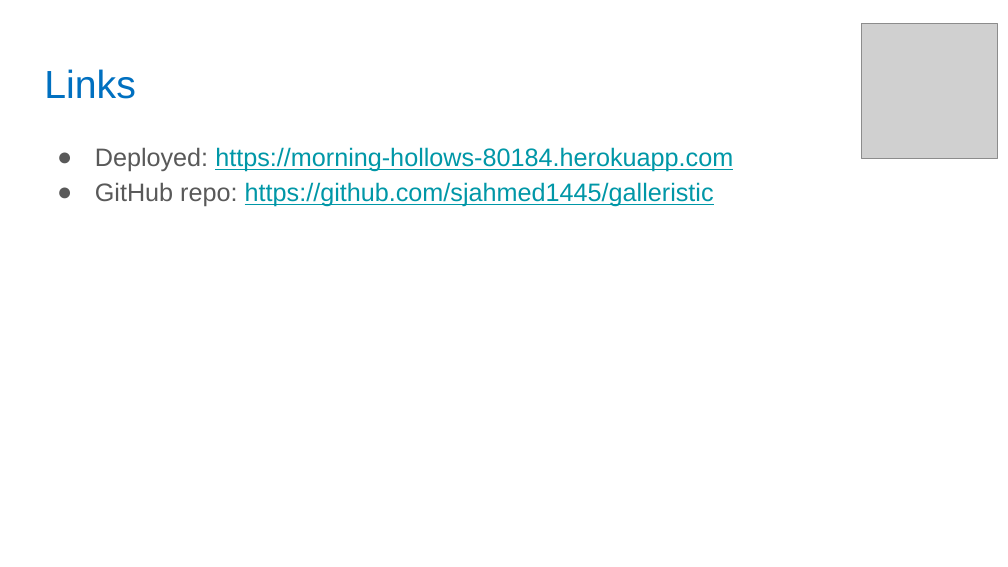
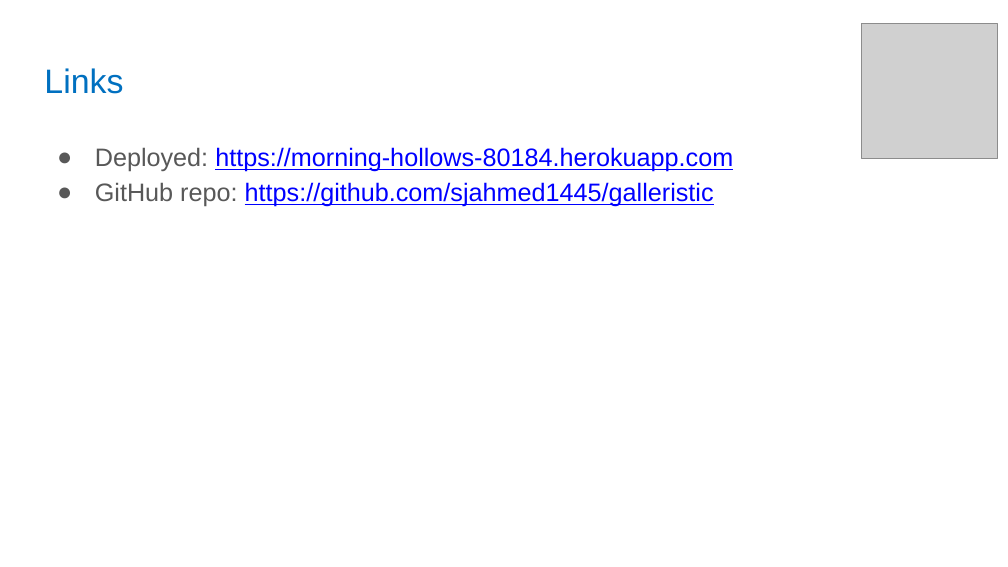
Before and after one commit to mahirerden/galleristic, a slide deck: slide 7 of Galleristic Presentation.pptx. Drawn at 1008x567 pixels with LibreOffice and Linux fonts; fonts in the diff are those of the drawing; grey boxes stand for pictures. Boxes give left, top, right and bottom in pixels: in the first picture for what was removed or moved away, otherwise in the second. Text is boxed around its words. In the diff, an @@ line names an element or a change of style, - is before the commit and + after.

```diff
--- a/Galleristic Presentation.pptx
+++ b/Galleristic Presentation.pptx
@@ title "Links" at [44, 68, 123, 94]: size 28 to 24.2 pt @@
@@ text "Deployed: https://morning-hollows-80184.herokuapp.com" at [95, 147, 733, 207]: text colour #595959 to #585858 in "Deployed:", "GitHub repo:"; text colour #0097A7 to #0000FF in "https://morning-hollows-80184.herokuapp.com", "https://github.com/sjahmed1445/galleristic"; bullet colour #595959 to #585858 @@
```
Also in this commit, not shown: 5 other slides changed, 8 other files.
